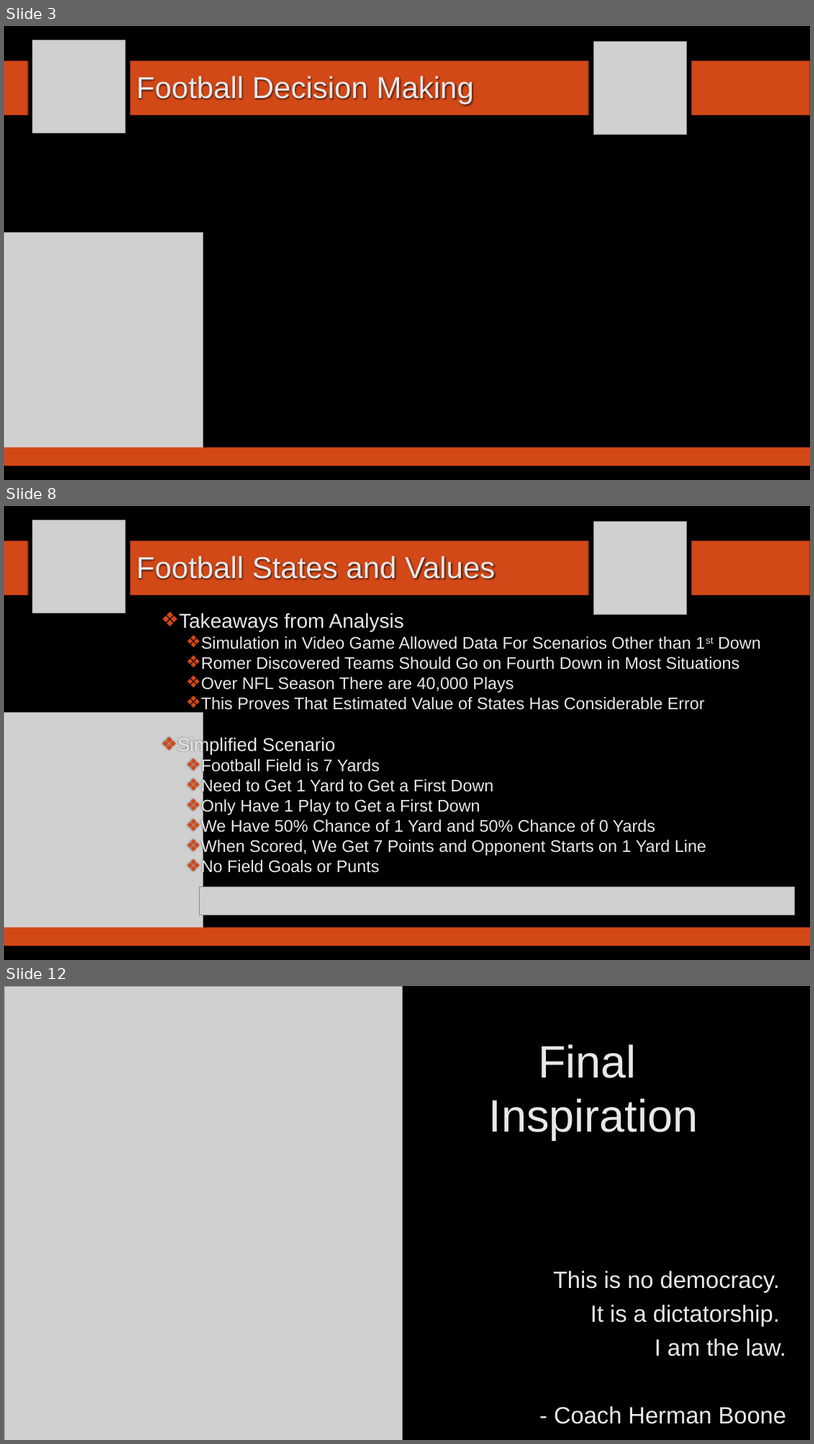
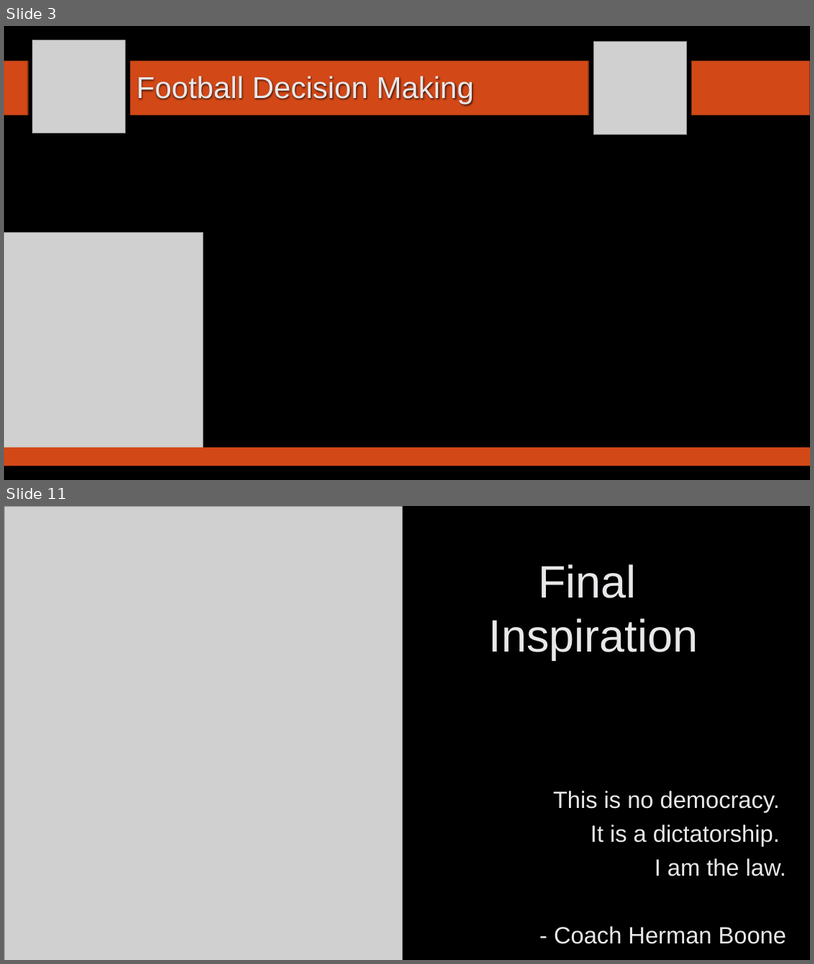
Before and after one commit to SuperMarioGiacomazzo/STOR390_WEBSITE, a slide deck: Slides/Football 4/Footballl_4_Lecture.pptx. Shown one above the other, each under a label of ours: slides 3, 8 and 12 before the commit, slides 3 and 11 after it; the slides between them are not shown. The pictures are 814x1444 and 814x964 pixels, drawn with LibreOffice and Linux fonts; fonts in the diff are those of the drawing; grey boxes stand for pictures; background and template pictures are left out. Boxes give left, top, right and bottom in pixels: in the first picture for what was removed or moved away, otherwise in the second. Text is boxed around its words. In the diff, an @@ line names an element or a change of style, - is before the commit and + after.

```diff
--- a/Slides/Football 4/Footballl_4_Lecture.pptx
+++ b/Slides/Football 4/Footballl_4_Lecture.pptx
@@ slide 8 removed at [4,506,810,960], background picture (left out) @@
@@ picture removed at [32,520,126,613] @@
@@ picture removed at [594,521,687,614] @@
@@ rectangle removed at [4,541,28,595] @@
@@ rectangle removed at [131,541,589,595] @@
@@ rectangle removed at [692,541,810,595] @@
@@ title removed at [136,556,495,580] @@
-Football States and Values
@@ text removed at [178,613,761,876] @@
-❖ Takeaways from Analysis
-  ❖ Simulation in Video Game Allowed Data For Scenarios Other than 1st Down
-  ❖ Romer Discovered Teams Should Go on Fourth Down in Most Situations
-  ❖ Over NFL Season There are 40,000 Plays
-  ❖ This Proves That Estimated Value of States Has Considerable Error
-❖ Simplified Scenario
-  ❖ Football Field is 7 Yards
-  ❖ Need to Get 1 Yard to Get a First Down
-  ❖ Only Have 1 Play to Get a First Down
-  ❖ We Have 50% Chance of 1 Yard and 50% Chance of 0 Yards
-  ❖ When Scored, We Get 7 Points and Opponent Starts on 1 Yard Line
-  ❖ No Field Goals or Punts
@@ picture removed at [4,713,203,928] @@
@@ picture removed at [199,887,795,916] @@
@@ rectangle removed at [4,927,810,946] @@
@@ what was slide 12 is now slide 11 @@
```
Also in this commit, not shown: 1 slide changed, 7 slides added, 7 other slides removed, 6 other files.
